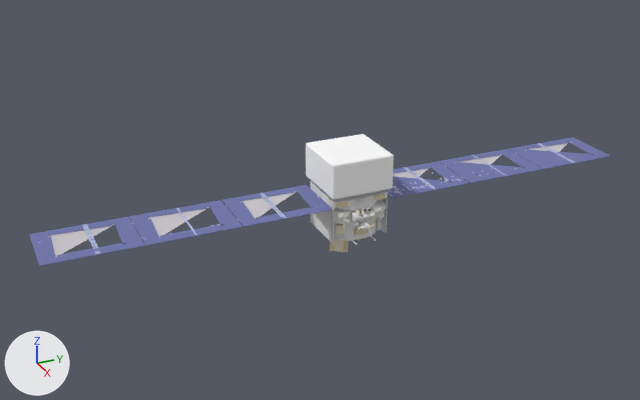
Before and after pictures for a commit that changed the glTF model public/models/fermi.glb.
Camera for both pictures: a camera (50 mm lens) standing at (11.73, -5.78, 5.81) and looking at (-0.21, -0.41, -0.16). Lighting does not change. The marker at lower left points along +X, +Y and +Z. The first picture is the older version. Where no turn or scale is listed for an object, it has been applied to the vertices. Vertices at exactly the same position are counted once.

Before the edit, the objects in view are built like this:
```python
ob_layer_0 = bpy.data.objects.new('Layer_0', me_mesh_0_001)
ob_layer_0.location = (0.0, 0.0, -0.5)
ob_layer_1 = bpy.data.objects.new('Layer_1', me_mesh_1_001)
ob_layer_1.location = (0.0, 0.0, 0.0)
ob_layer_2 = bpy.data.objects.new('Layer_2', me_mesh_2_001)
ob_layer_2.location = (0.0, 0.0, 0.45)
```
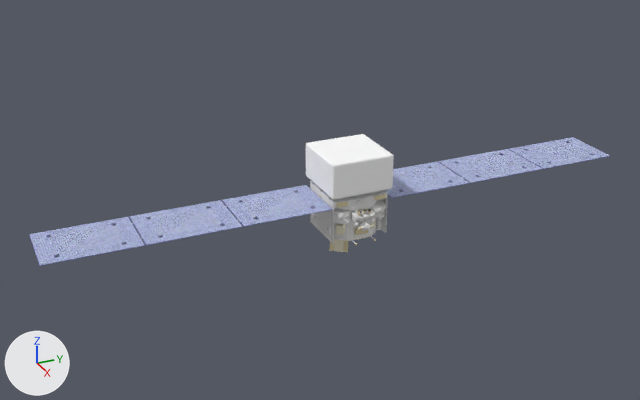
What differs and where, as boxes (x1, y1, x2, y2) in the pictures (640 x 400 px):
part 1 of me_mesh_1_001, built on: (30, 137, 610, 266) in both
part 2 of me_mesh_1_001, recoloured: before (125, 207, 327, 245)

The change, as a diff of the scene's bpy script:
```diff
--- a/public/models/fermi.glb.py
+++ b/public/models/fermi.glb.py
@@ me_mesh_1_001 @@
 # used by ob_layer_1; location = (0.0, 0.0, 0.0)
-me_mesh_1_001.from_pydata(...)  # 2619 vertices, 3205 faces; spans x -0.52..0.52, y -4.9..4.9, z -0.02..0.02
+me_mesh_1_001.from_pydata(...)  # 23096 vertices, 13552 faces; spans x -0.52..0.52, y -4.9..4.9, z -0.02..0.02
+# me_mesh_1_001 part 1: 90 vertices moved within x -0.36..0.52, y -4.66..4.9, z 0.0; 20357 vertices added at x -0.51..0.51, y -4.89..4.89, z 0.01
+# me_mesh_1_001 part 2: 6 faces spanning x 0.31..0.52, y -3.73..-0.52, z 0.0 switch from mat_solarb_solarpanelback_001 (blue #6f75ac) to mat_glast_black_fl_001 (light grey #cac6cc)
+# other edits to the shape of me_mesh_1_001 do not show in these pictures
 me_mesh_1_001.materials.append(mat_glast_bronze_sm_001)
```
